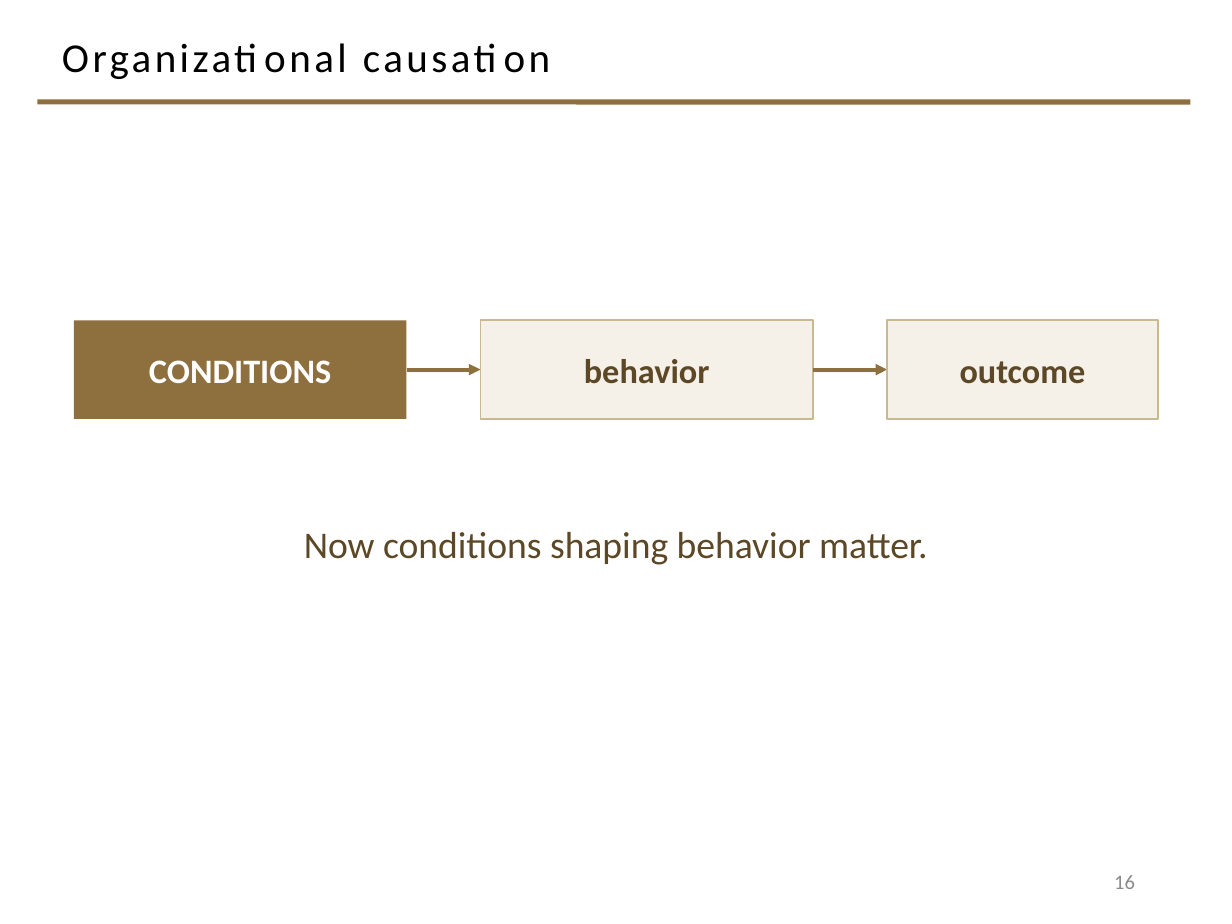
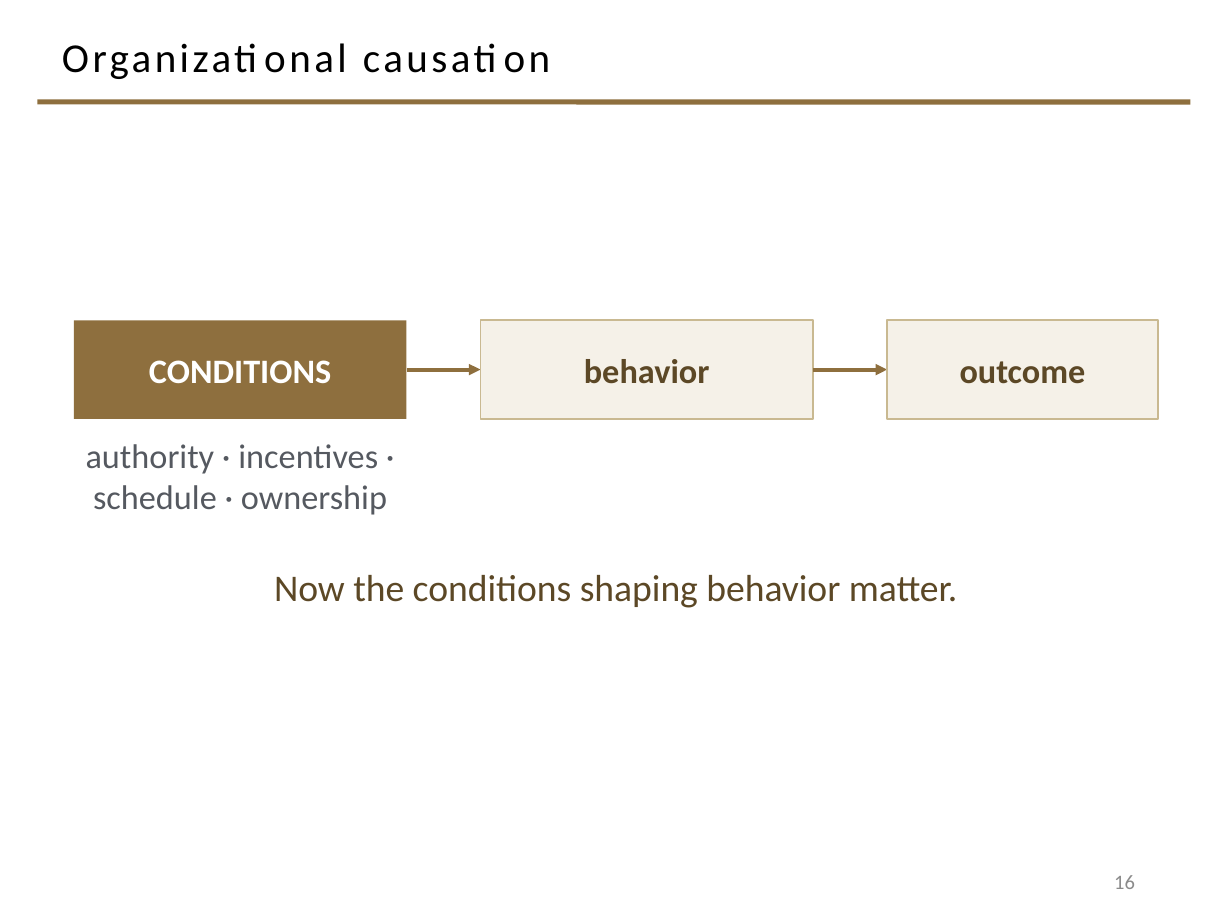
Before and after one commit to davisjam/model-based-agentic-software-engineering, a slide deck: slide 16 of course/lectures/act-2-delegation-and-control/04-failure-aware-engineering/2-4-Failure-Aware-Engineering.pptx. Drawn at 1232x924 pixels with LibreOffice and Linux fonts; fonts in the diff are those of the drawing; background and template pictures are left out. Boxes give left, top, right and bottom in pixels: in the first picture for what was removed or moved away, otherwise in the second. Text is boxed around its words. In the diff, an @@ line names an element or a change of style, - is before the commit and + after.

```diff
--- a/course/lectures/act-2-delegation-and-control/04-failure-aware-engineering/2-4-Failure-Aware-Engineering.pptx
+++ b/course/lectures/act-2-delegation-and-control/04-failure-aware-engineering/2-4-Failure-Aware-Engineering.pptx
@@ text added at (86,444,387,515), 20 pt, text #555960 @@
+authority · incentives · schedule · ownership
@@ text at (274,575,958,608): text changed @@
-Now conditions shaping behavior matter.
+Now the conditions shaping behavior matter.
```
Also in this commit, not shown: 5 other slides changed.
